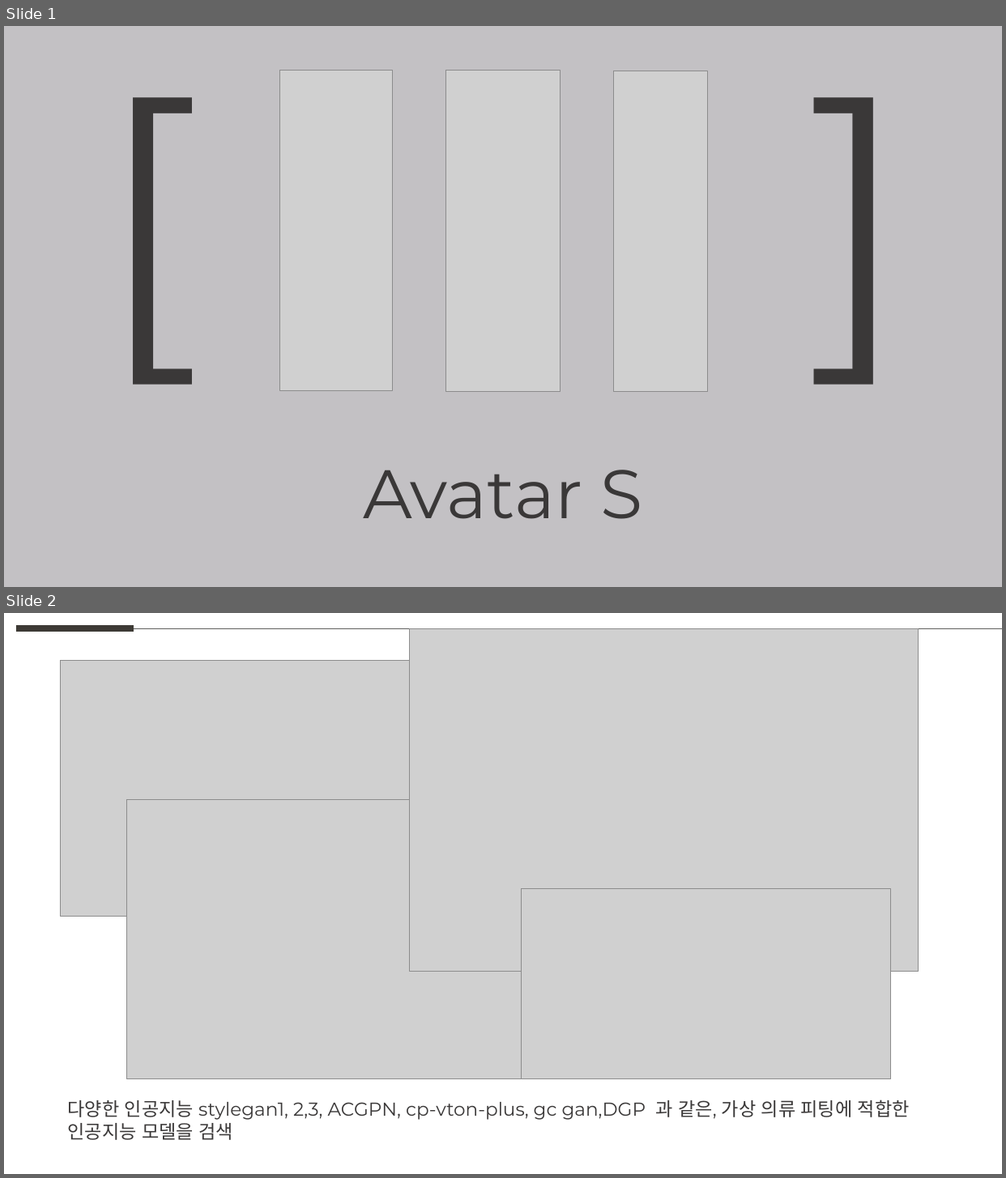
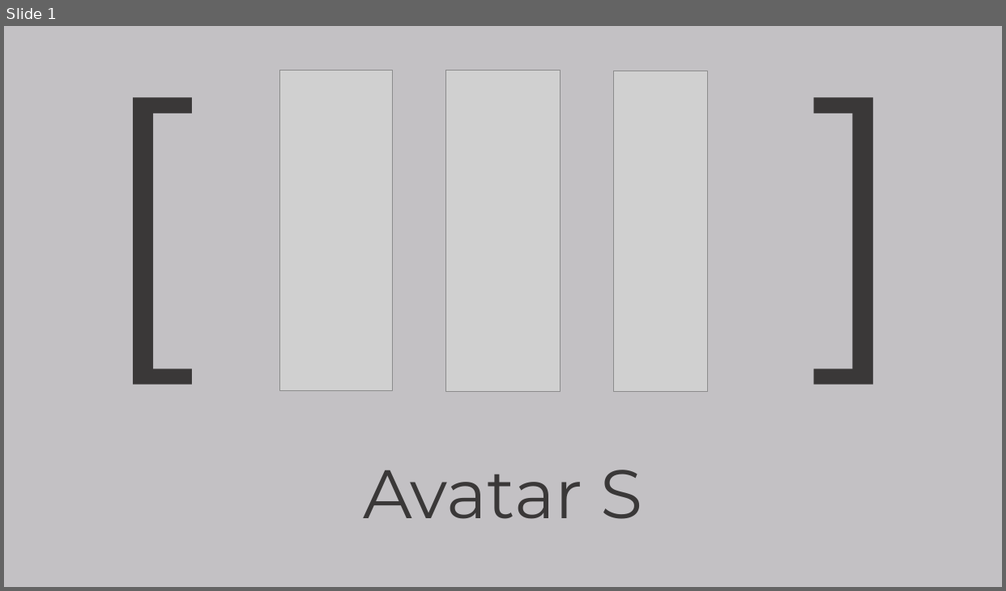
Before and after one commit to weaknessHero/Project_AvatarS, a slide deck: 발표자료/업데이트/LJHPPT.pptx. Shown one above the other, each under a label of ours: slides 1 and 2 before the commit, slide 1 after it. The pictures are 1006x1178 and 1006x591 pixels, drawn with LibreOffice and Linux fonts; fonts in the diff are those of the drawing; grey boxes stand for pictures. Boxes give left, top, right and bottom in pixels: in the first picture for what was removed or moved away, otherwise in the second. Text is boxed around its words. In the diff, an @@ line names an element or a change of style, - is before the commit and + after.

```diff
--- a/발표자료/업데이트/LJHPPT.pptx
+++ b/발표자료/업데이트/LJHPPT.pptx
@@ slide 2 removed at bbox=[4, 613, 1002, 1174], background #FFFFFF @@
@@ line removed from (17, 628) to (134, 628) @@
@@ line removed from (134, 628) to (1002, 628) @@
@@ picture removed at bbox=[409, 628, 918, 972] @@
@@ picture removed at bbox=[60, 660, 540, 916] @@
@@ picture removed at bbox=[127, 800, 586, 1080] @@
@@ picture removed at bbox=[522, 888, 891, 1080] @@
@@ text removed at bbox=[68, 1100, 910, 1140] @@
-다양한 인공지능 stylegan1, 2,3, ACGPN, cp-vton-plus, gc gan,DGP 과 같은, 가상 의류 피팅에 적합한 인공지능 모델을 검색
```
Also in this commit, not shown: 1 slide changed, 1 slide added.
